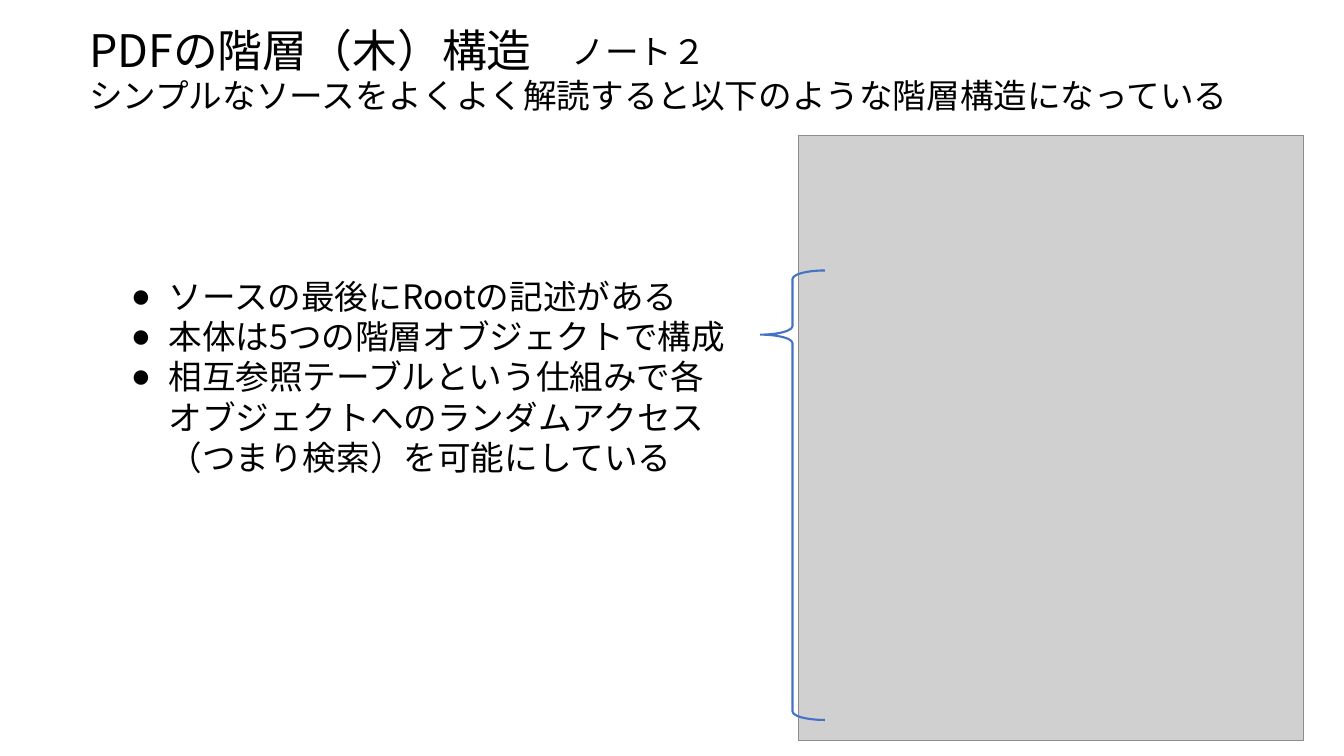
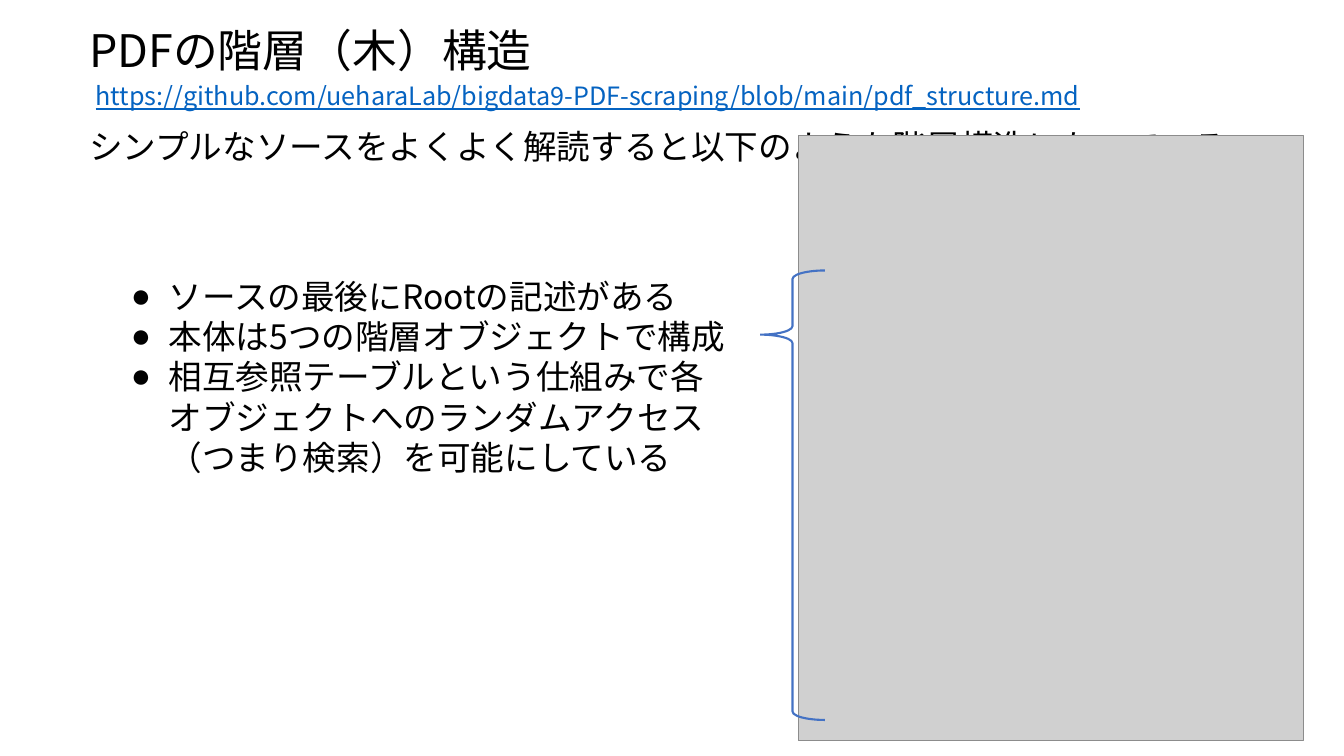
Before and after one commit to ueharaLab/bigdata9-PDF-scraping, a slide deck: slide 9 of bigdata9 PDF_scraping.pptx. Drawn at 1344x756 pixels with LibreOffice and Linux fonts; fonts in the diff are those of the drawing; grey boxes stand for pictures. Boxes give left, top, right and bottom in pixels: in the first picture for what was removed or moved away, otherwise in the second. Text is boxed around its words. In the diff, an @@ line names an element or a change of style, - is before the commit and + after.

```diff
--- a/bigdata9 PDF_scraping.pptx
+++ b/bigdata9 PDF_scraping.pptx
@@ text removed at <box>572,38,706,65</box> @@
-ノート２
@@ text added at <box>96,84,1080,111</box>, 18 pt, text #0563C1, underline @@
+https://github.com/ueharaLab/bigdata9-PDF-scraping/blob/main/pdf_structure.md
@@ text "シンプルなソースをよくよく解読すると以下のような階層構造になっている" rewrapped from <box>89,79,1227,111</box> to <box>89,130,1227,168</box> @@
```
Also in this commit, not shown: 7 other slides changed, 1 other file.
